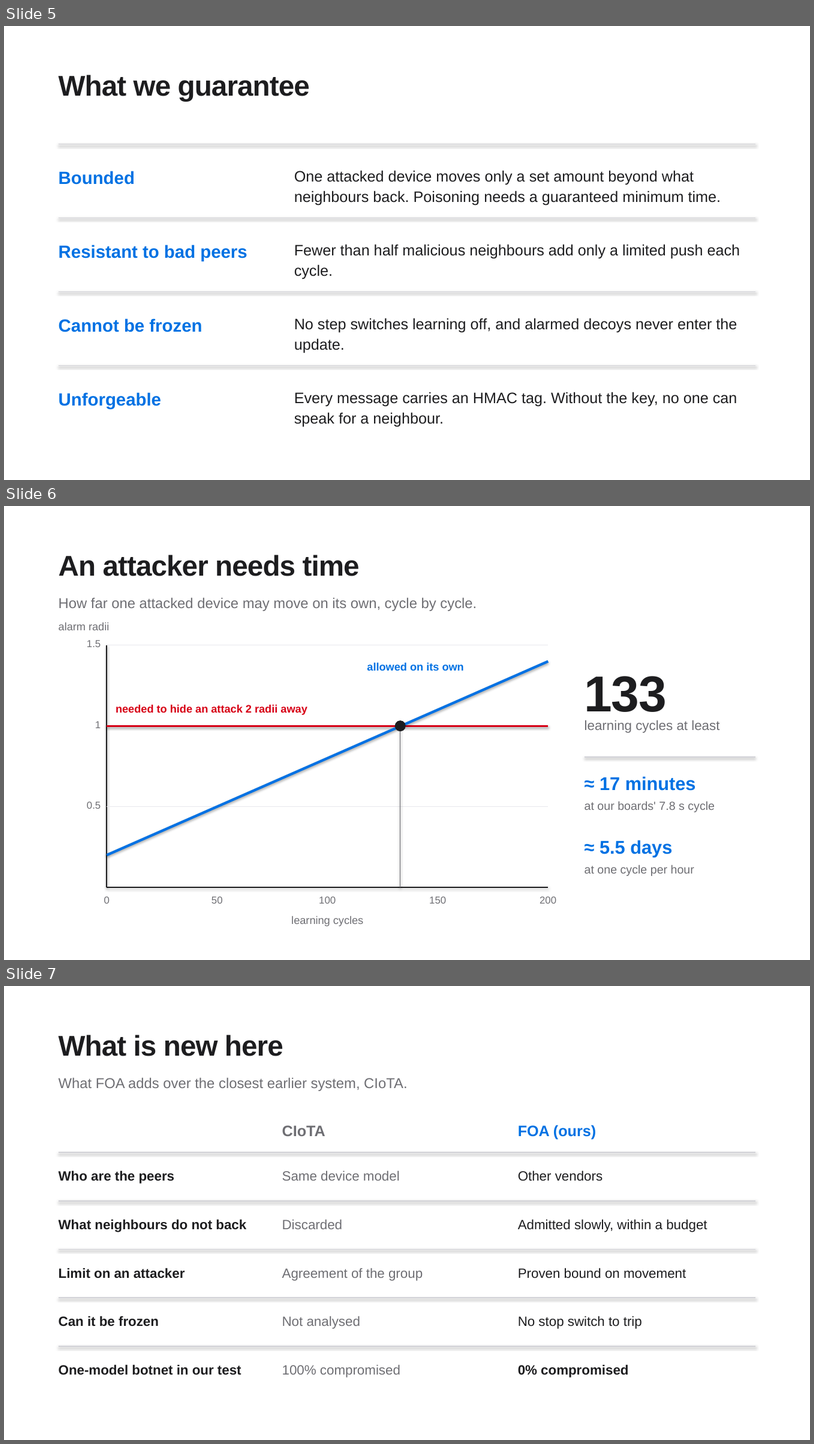
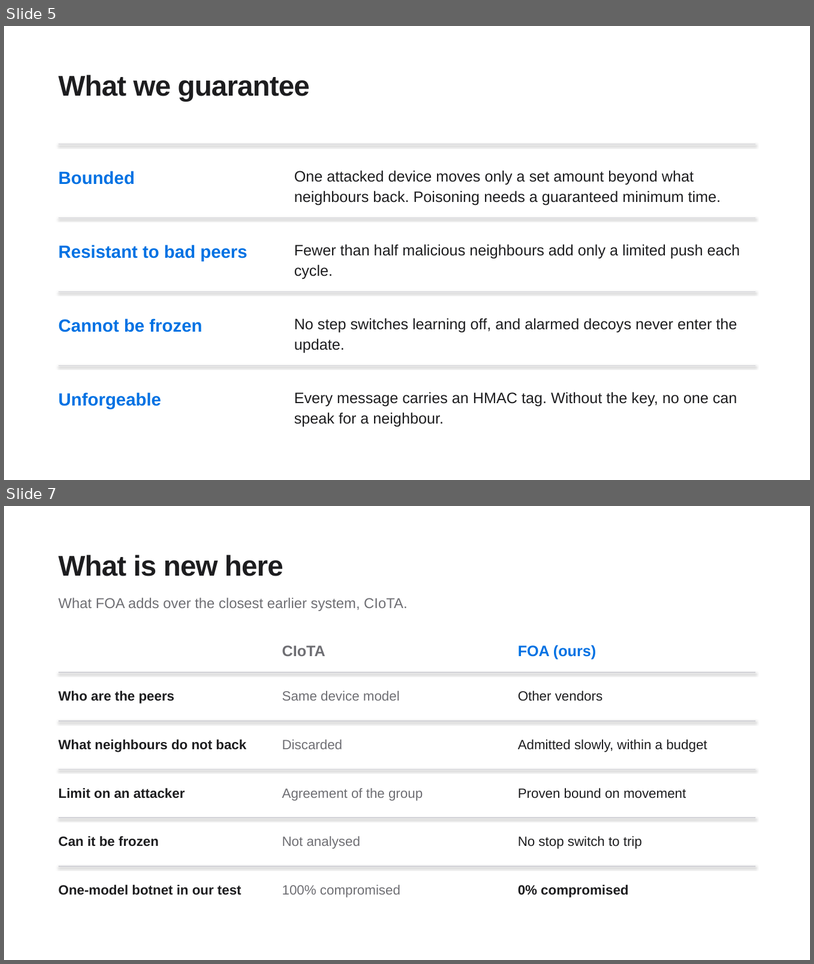
Before and after one commit to IOT-snu/brainstorming, a slide deck: G04_FOA_Final.pptx. Shown one above the other, each under a label of ours: slides 5, 6 and 7 before the commit, slides 5 and 7 after it; the slides between them are not shown. The pictures are 814x1444 and 814x964 pixels, drawn with LibreOffice and Linux fonts; fonts in the diff are those of the drawing. Boxes give left, top, right and bottom in pixels: in the first picture for what was removed or moved away, otherwise in the second. Text is boxed around its words. In the diff, an @@ line names an element or a change of style, - is before the commit and + after.

Commit message:
Replace the time graph with a safety comparison across five conditions

```diff
--- a/G04_FOA_Final.pptx
+++ b/G04_FOA_Final.pptx
@@ slide 6 removed at [4, 506, 810, 960], background #FFFFFF @@
@@ text removed at [59, 555, 360, 576] @@
-An attacker needs time
@@ text removed at [59, 598, 477, 611] @@
-How far one attacked device may move on its own, cycle by cycle.
@@ text removed at [59, 622, 109, 630] @@
-alarm radii
@@ text removed at [87, 640, 101, 647] @@
-1.5
@@ line removed from (107, 887) to (107, 645) @@
@@ line removed from (107, 645) to (548, 645) @@
@@ line removed from (107, 855) to (548, 661) @@
@@ text removed at [367, 662, 464, 670] @@
-allowed on its own
@@ text removed at [585, 676, 667, 721] @@
-133
@@ text removed at [95, 721, 101, 728] @@
-1
@@ text removed at [116, 704, 307, 715] @@
-needed to hide an attack 2 radii away
@@ ellipse removed at [395, 720, 405, 731] @@
@@ text removed at [585, 720, 720, 733] @@
-learning cycles at least
@@ line removed from (107, 726) to (548, 726) @@
@@ line removed from (107, 726) to (548, 726) @@
@@ line removed from (400, 726) to (400, 887) @@
@@ line removed from (585, 757) to (756, 757) @@
@@ text removed at [600, 776, 696, 790] @@
-≈ 17 minutes
@@ text removed at [87, 801, 101, 808] @@
-0.5
@@ line removed from (107, 807) to (548, 807) @@
@@ text removed at [585, 801, 715, 812] @@
-at our boards' 7.8 s cycle
@@ text removed at [600, 840, 672, 857] @@
-≈ 5.5 days
@@ text removed at [585, 865, 695, 876] @@
-at one cycle per hour
@@ text removed at [104, 896, 110, 903] @@
-0
@@ line removed from (107, 887) to (548, 887) @@
@@ text removed at [212, 896, 223, 903] @@
-50
@@ text removed at [319, 896, 336, 903] @@
-100
@@ text removed at [429, 896, 446, 903] @@
-150
@@ text removed at [540, 896, 557, 903] @@
-200
@@ text removed at [291, 916, 363, 926] @@
-learning cycles
```
Also in this commit, not shown: 1 slide added, 3 other files.
